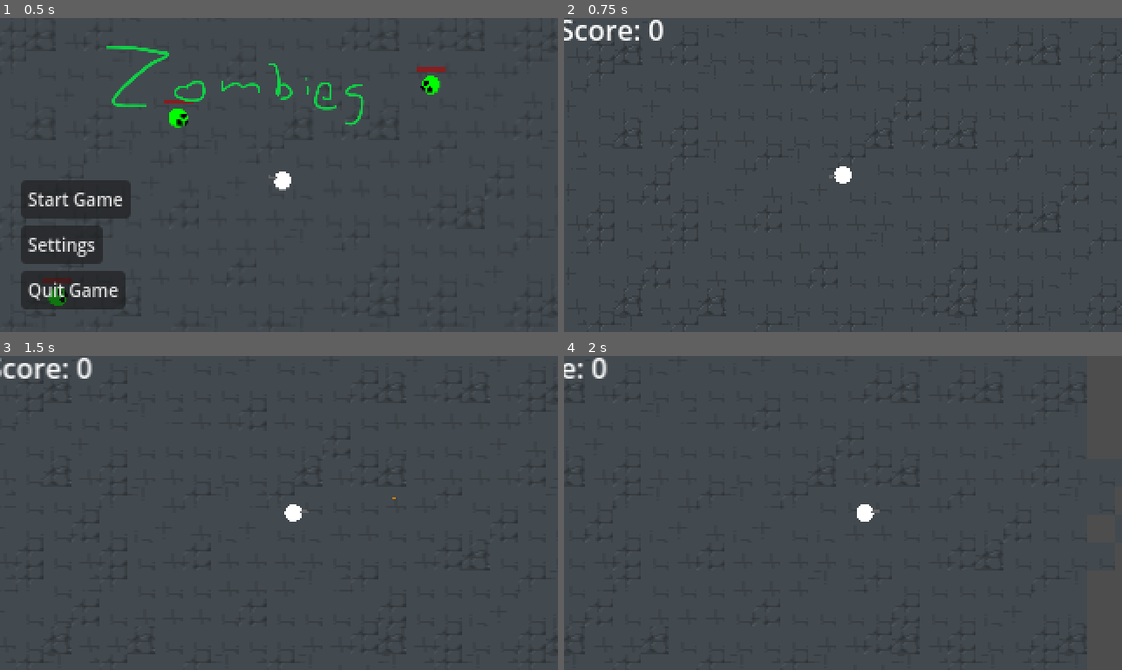
Above: before the commit, frames 1-4 (two rows, left to right).
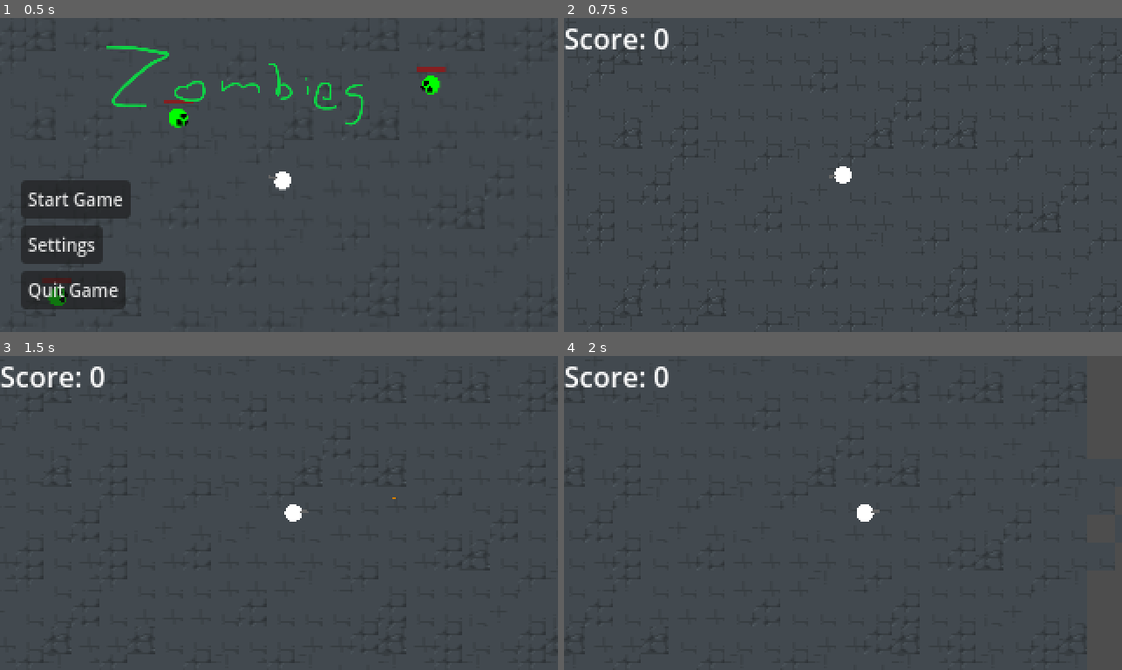
Above: after the commit, the same moments.

Repository: Spookyinator/TroglodyteCSGame
Game: Godot game, scene res://Screens/menu.tscn
Two runs of this game, one before a commit and one after it. Both use one fixed random seed, a clock stepped at 60 frames per second and the inputs below.
Inputs (mouse positions are in pixels of both pictures, inside the frame that each line leads up to):
- Up to frame 1 (0.5 s): no input
- Up to frame 2 (0.75 s): click "Start Game" at 0.5 s
- Up to frame 3 (1.5 s): tap Enter at 1.25 s; move the mouse to (401, 497) at 1.27 s; hold D (Right) from 1.28 s (still down); click (401, 497) at 1.35 s
- Up to frame 4 (2 s): keep holding D (Right)

Frame 1 is identical in both runs. In frame 2, 0.9% of the frame differs, in the area x 0-19%, y 0-10%; in frame 3, 0.9%; in frame 4, 0.7%.

Commit message:
score fixed to screeeennnnnnn

Diff:
--- a/CSPGame/World/level.gd
+++ b/CSPGame/World/level.gd
@@ -6,7 +6,7 @@
 var scoreLabel: Label
 
 func _ready():
-	scoreLabel = $ScoreLabel
+	scoreLabel = get_node("CanvasLayer/ScoreLabel")
 	update_score_label()
 func _on_zombie_timer_timeout():
 	if (not isPlayerDead):
@@ -21,7 +21,6 @@
 	points += pointsScored
 	print(points)
 	update_score_label()
-
 func update_score_label():
 	scoreLabel.text = "Score: %d" % points
 func _on_player_player_dead():
--- a/CSPGame/World/level.tscn
+++ b/CSPGame/World/level.tscn
@@ -221,7 +221,9 @@
 process_callback = 0
 position_smoothing_enabled = true
 
-[node name="ScoreLabel" type="Label" parent="."]
+[node name="CanvasLayer" type="CanvasLayer" parent="."]
+
+[node name="ScoreLabel" type="Label" parent="CanvasLayer"]
 offset_right = 40.0
 offset_bottom = 23.0
 
